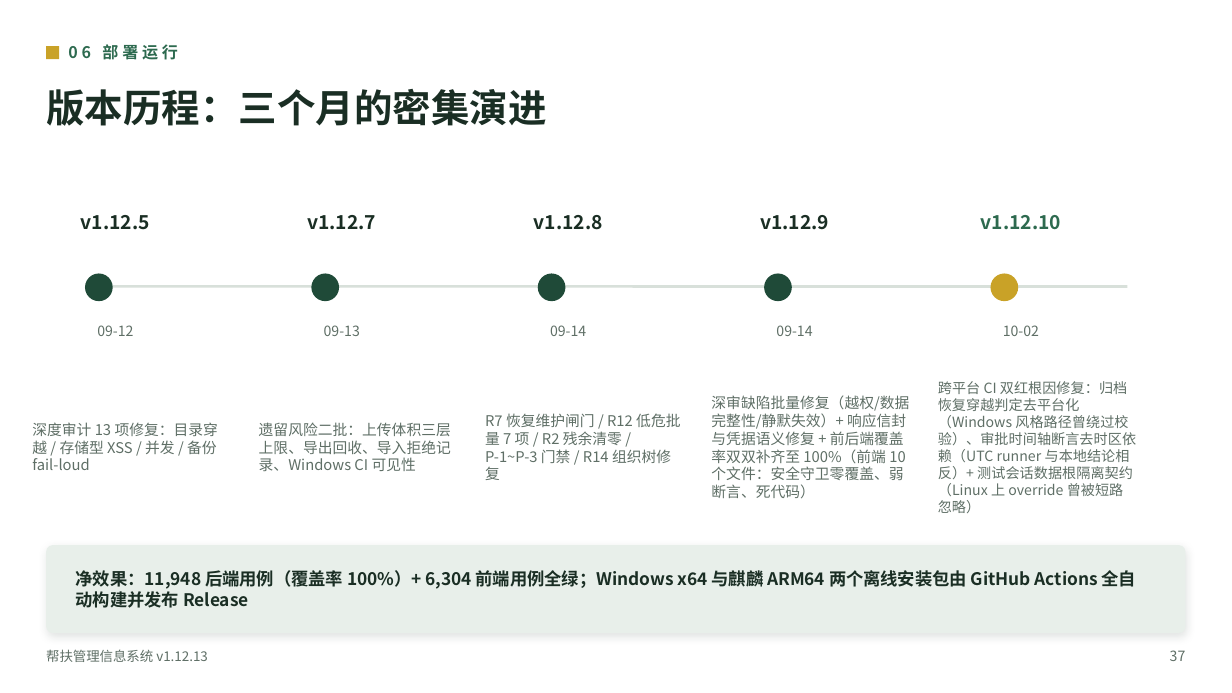
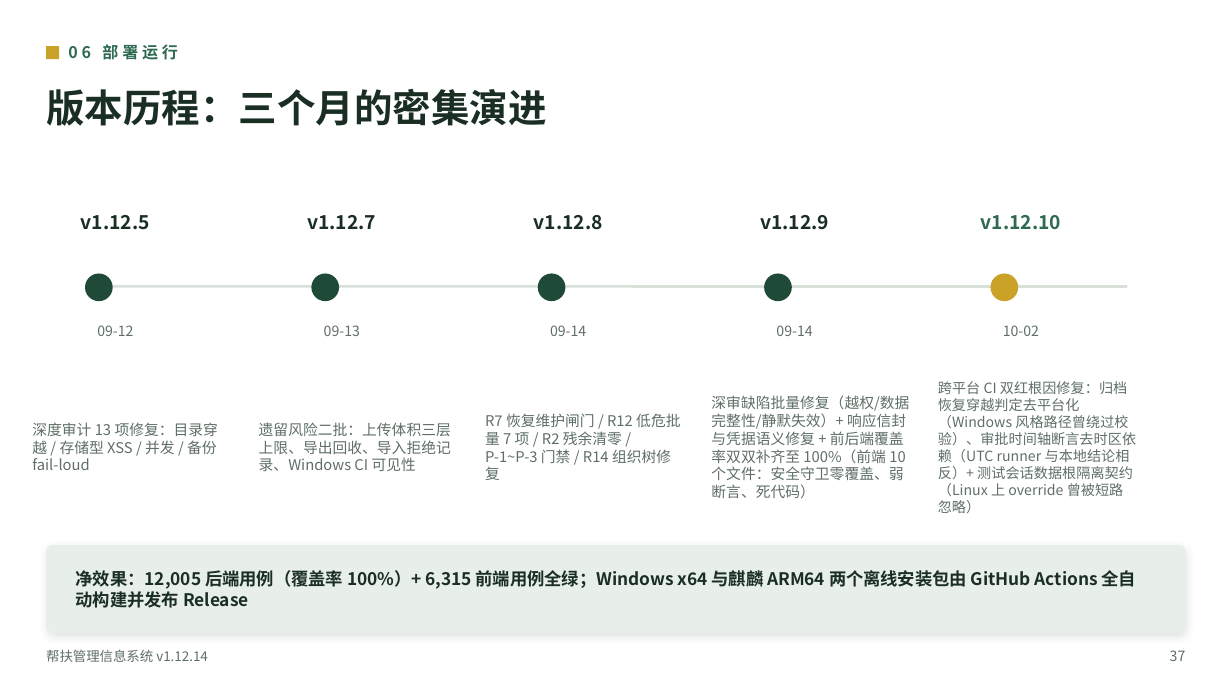
Before and after one commit to lzh745200/MRRS, a slide deck: slide 39 of docs/帮扶管理信息系统介绍.pptx. Drawn at 1232x693 pixels with LibreOffice and Linux fonts; fonts in the diff are those of the drawing. Boxes give left, top, right and bottom in pixels: in the first picture for what was removed or moved away, otherwise in the second. Text is boxed around its words. In the diff, an @@ line names an element or a change of style, - is before the commit and + after.

Commit message:
chore(release): v1.12.14 版本统一（12 处）+ 文档/PPT 同步实际实现 + CI 加固
版本：package.json 1.12.13 → 1.12.14，sync-version --write 覆盖 12 个文件
（frontend/package.json、config.py、constants.ts、version.txt、README badge、
docker-compose、Dockerfile.kylin-standalone、build.ps1、build-kylin.sh 等），
--check 通过。

文档同步（确保与实际实现一致）：
- README / AGENTS.md / 项目文件结构说明.md：用例口径 → 后端 12,005
  （607 测试文件）/ 前端 6,315（303 文件），版本与验证日期
- docs/build_ppt.js → 重生成 PPTX（两份副本 MD5 一致；解包核验新口径命中、
  旧口径为 0）
- ADR-0010：补记实际落地状态（此前声称的"Electron 仅触发 / 移除自带清理 /
  清理交后端"一直未实现，本轮才落地）、新增 backup_interval_days（默认
  30→1 天）与 trigger=auto 语义、备份计划端点管理员权限
- API 文档：首登强制改密 403 规则、分页参数钳制口径、POST /system/backup
  的 trigger、PUT /system/backup/schedule 权限、GET /policies 列表不含 content
- 修正与实现不符的说明：部署指南"首次启动自动生成随机密码"（实为出厂口令，
  且 ADR-0008 早已记载随机口令机制已移除）、用户手册备份章节频率/保留语义、
  架构约定 RPO 行
- kylin.env 注释更正（原称"留空自动生成随机强密码"，代码无此分支）

CI：nightly-full 的裸 npm ci 移植 pr-checks 的 fetch 超时 + 3 次幂等重试 +
失败 ::error::（2026-10-05 nightly 即因 registry 抖动红，且不阻塞发版）。

清理：删除 44 个根目录会话诊断残留（_build_*/_ci_*/_p24_* 等，均为
gitignored 本地产物）；统一本次改动文件行尾为 LF（修复本地 prettier
误报 1408 条 → 0）。

```diff
--- a/docs/帮扶管理信息系统介绍.pptx
+++ b/docs/帮扶管理信息系统介绍.pptx
@@ text at (76,570,1137,608): text changed @@
-净效果：11,948 后端用例（覆盖率 100%）+ 6,304 前端用例全绿；Windows x64 与麒麟 ARM64 两个离线安装包由 GitHub Actions 全自动构建并发布 Release
+净效果：12,005 后端用例（覆盖率 100%）+ 6,315 前端用例全绿；Windows x64 与麒麟 ARM64 两个离线安装包由 GitHub Actions 全自动构建并发布 Release
@@ text at (46,649,208,662): text changed @@
-帮扶管理信息系统 v1.12.13
+帮扶管理信息系统 v1.12.14
```
Also in this commit, not shown: 35 other slides changed, 20 other files.
